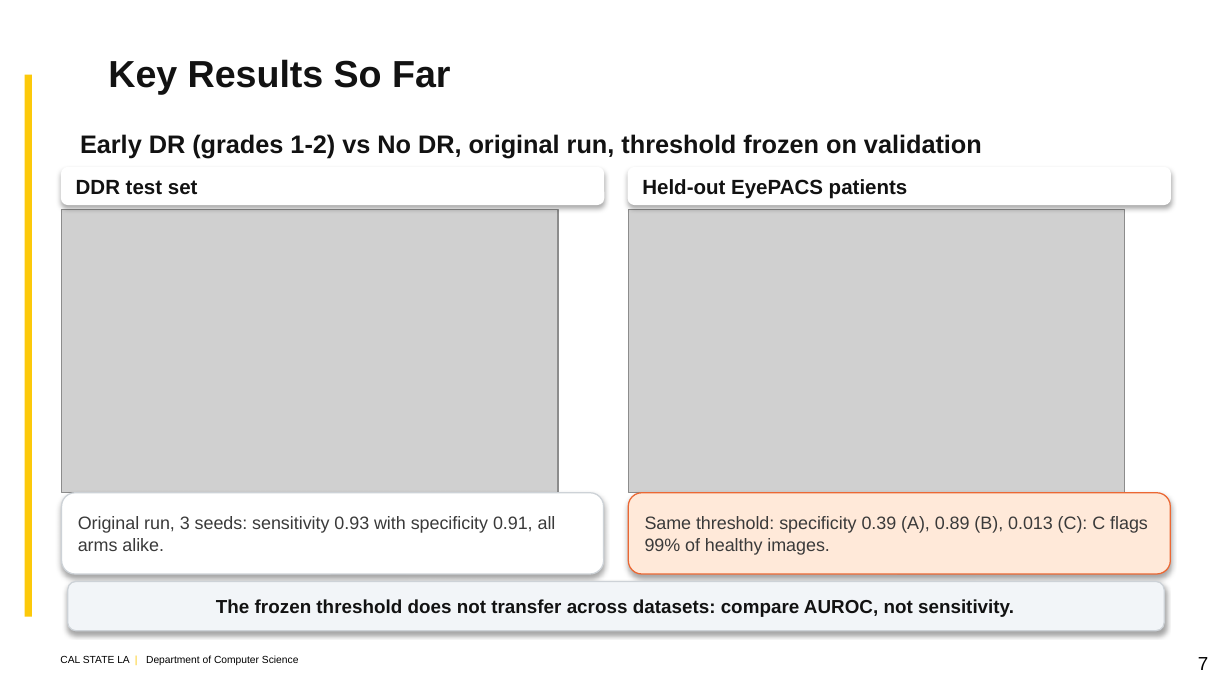
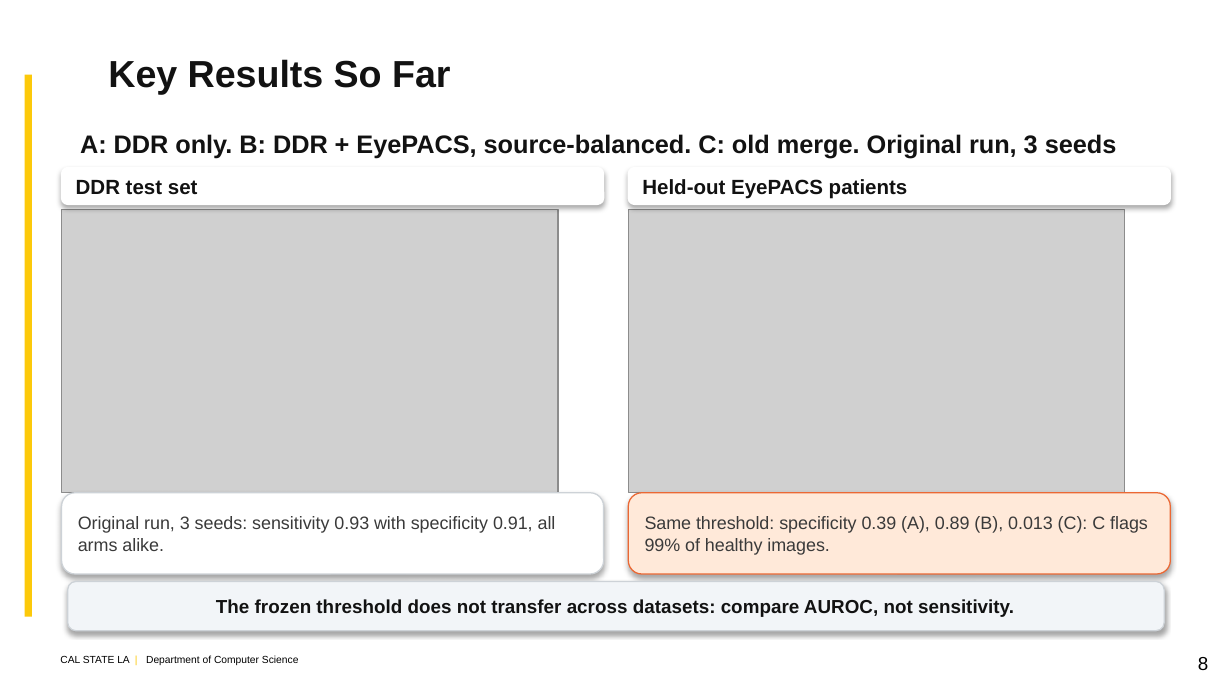
Before and after one commit to kazimab1/Early-DR, a slide deck: slide 8 of DR_Progress_5seeds.pptx (slide 7 before the commit). Drawn at 1232x693 pixels with LibreOffice and Linux fonts; fonts in the diff are those of the drawing; grey boxes stand for pictures; background and template pictures are left out. Boxes give left, top, right and bottom in pixels: in the first picture for what was removed or moved away, otherwise in the second. Text is boxed around its words. In the diff, an @@ line names an element or a change of style, - is before the commit and + after.

```diff
--- a/DR_Progress_5seeds.pptx
+++ b/DR_Progress_5seeds.pptx
@@ text at box(80, 134, 1117, 159): text changed @@
-Early DR (grades 1-2) vs No DR, original run, threshold frozen on validation
+A: DDR only. B: DDR + EyePACS, source-balanced. C: old merge. Original run, 3 seeds
@@ text at box(1198, 657, 1208, 670): text changed @@
-7
+8
```
Also in this commit, not shown: 7 other slides changed, 1 slide added, 8 other files.
